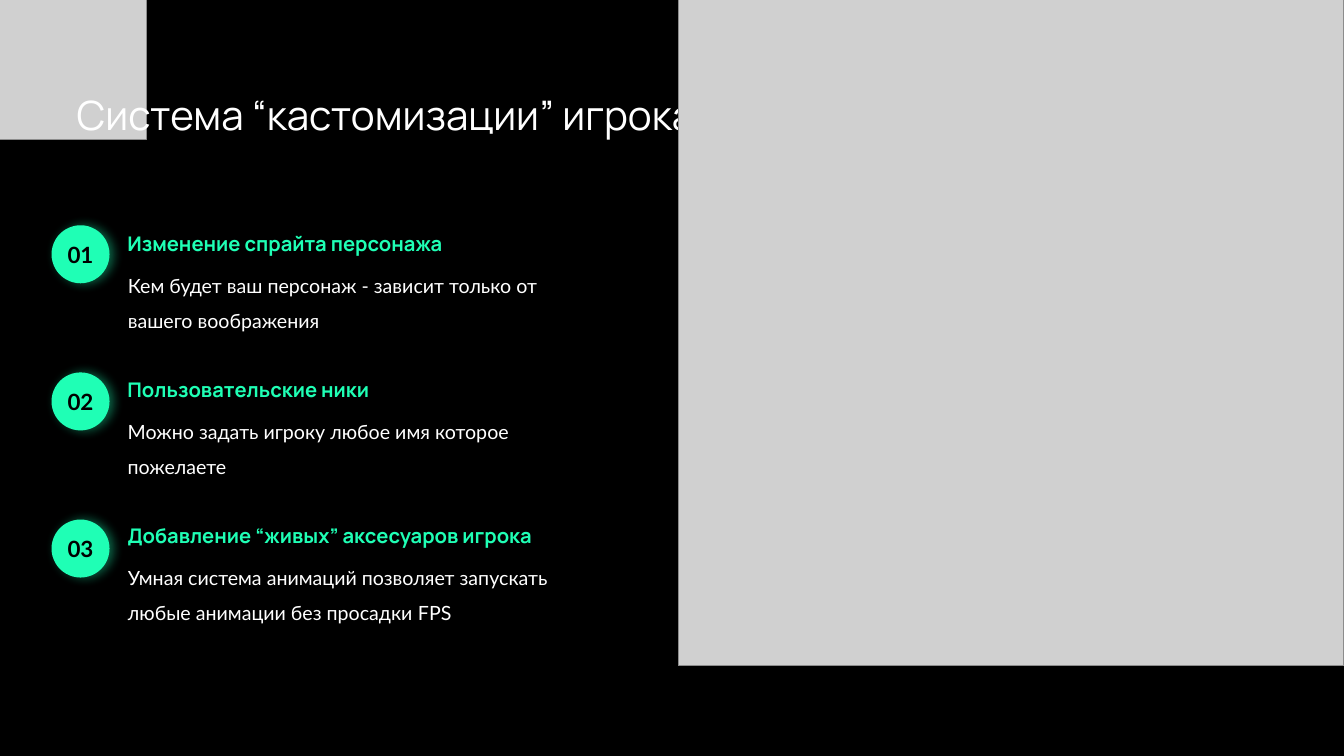
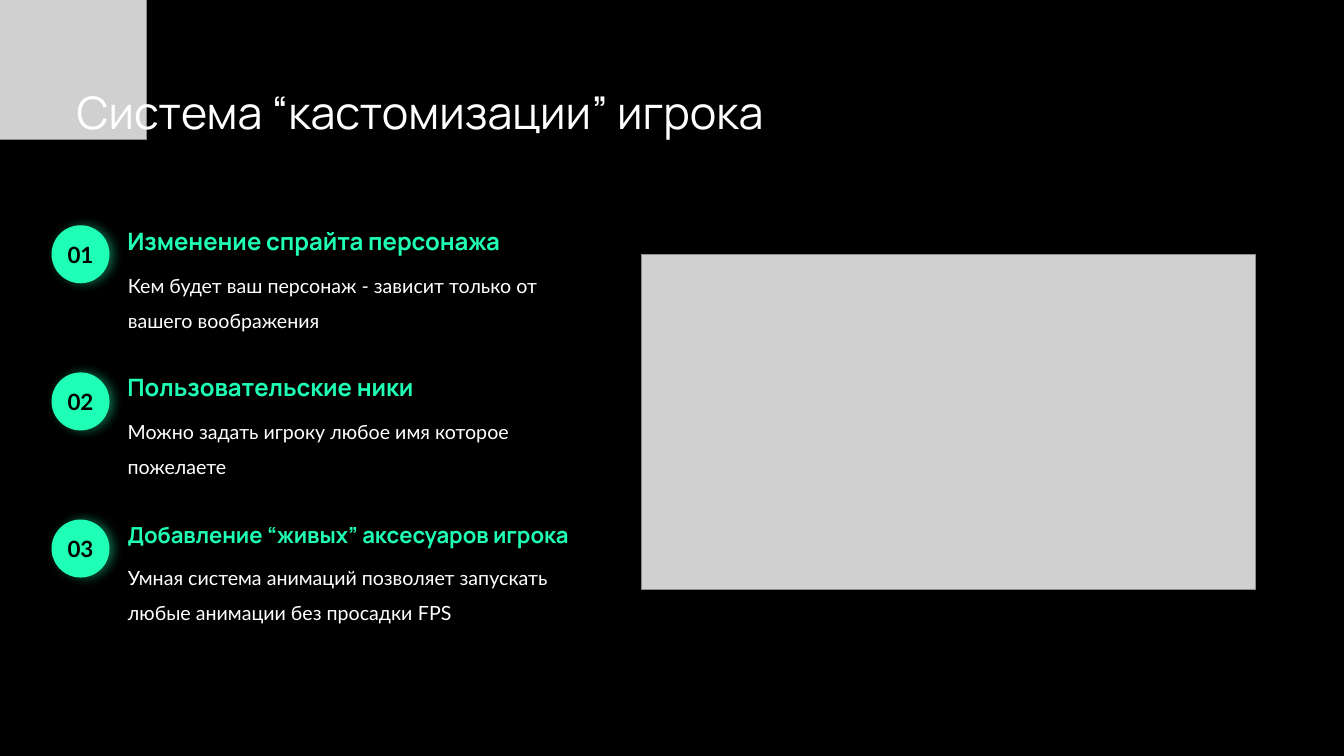
Before and after one commit to VERY-py/DomE, a slide deck: slide 4 of CUBE.pptx. Drawn at 1344x756 pixels with LibreOffice and Linux fonts; fonts in the diff are those of the drawing; grey boxes stand for pictures. Boxes give left, top, right and bottom in pixels: in the first picture for what was removed or moved away, otherwise in the second. Text is boxed around its words. In the diff, an @@ line names an element or a change of style, - is before the commit and + after.

```diff
--- a/CUBE.pptx
+++ b/CUBE.pptx
@@ picture removed at <box>679,0,1344,666</box> @@
@@ title "Система “кастомизации” игрока" at <box>77,88,763,140</box>: size 28.8 to 32 pt @@
@@ text "Изменение спрайта персонажа" at <box>127,232,500,256</box>: size 14.4 to 17.1 pt @@
@@ picture added at <box>642,254,1256,589</box> @@
@@ text "Пользовательские ники" at <box>127,378,414,397</box>: size 14.4 to 17.1 pt @@
@@ text "Добавление “живых” аксесуаров игрока" at <box>128,527,569,549</box>: size 14.4 to 15.8 pt @@
```
Also in this commit, not shown: 5 other slides changed, 17 other files.
